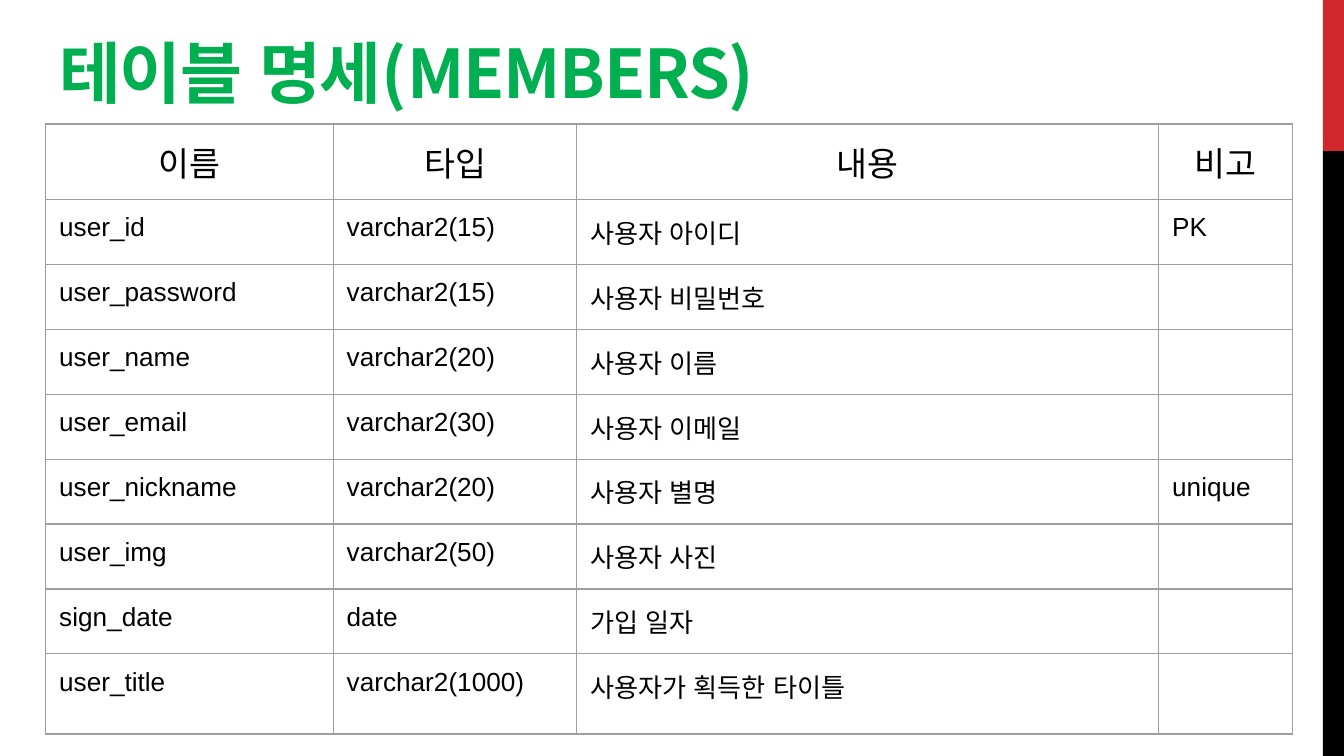
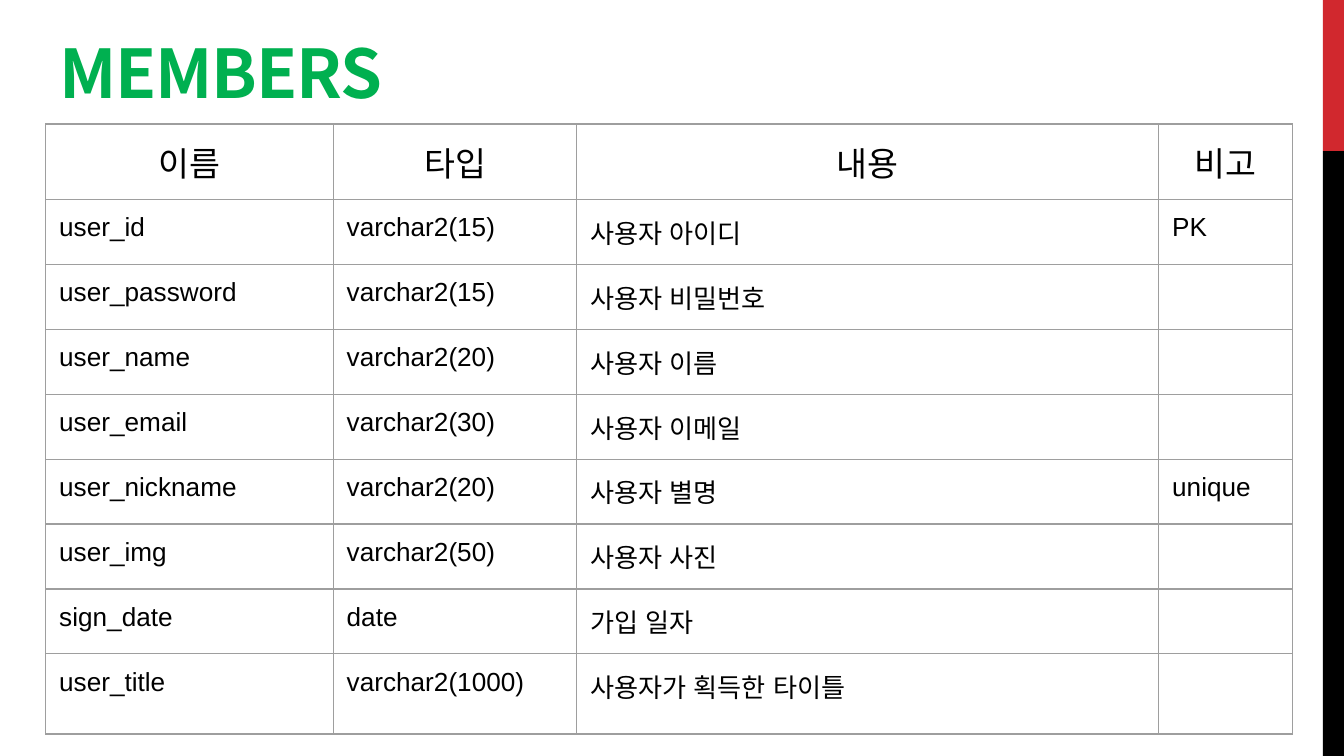
Before and after one commit to dta987/WebProject, a slide deck: slide 3 of WebContent/common/5조.YamaManProject.pptx. Drawn at 1344x756 pixels with LibreOffice and Linux fonts; fonts in the diff are those of the drawing. Boxes give left, top, right and bottom in pixels: in the first picture for what was removed or moved away, otherwise in the second. Text is boxed around its words. In the diff, an @@ line names an element or a change of style, - is before the commit and + after.

Commit message:
ppt수정 테이블 수정 Signed-off-by: ITFE-7 <ITFE-7@ITFE-07>

```diff
--- a/WebContent/common/5조.YamaManProject.pptx
+++ b/WebContent/common/5조.YamaManProject.pptx
@@ title at [59, 47, 382, 99]: text changed @@
-테이블 명세(MEMBERS)
+MEMBERS
```
Also in this commit, not shown: 4 other slides changed, 1 other file.
